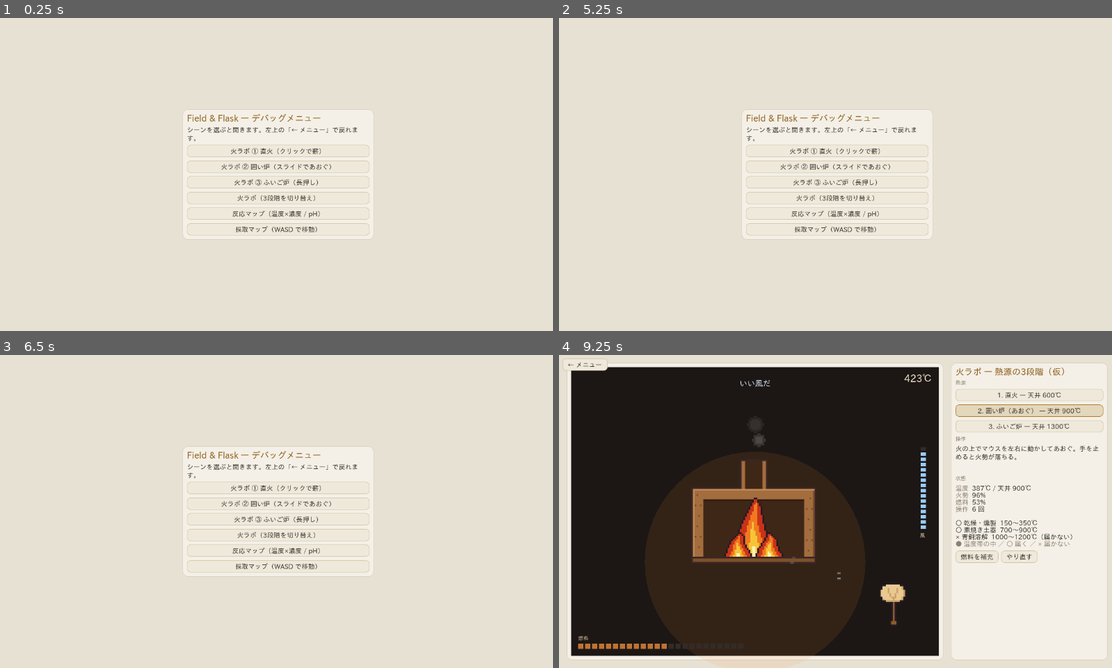
Above: before the commit, frames 1-4 (two rows, left to right).
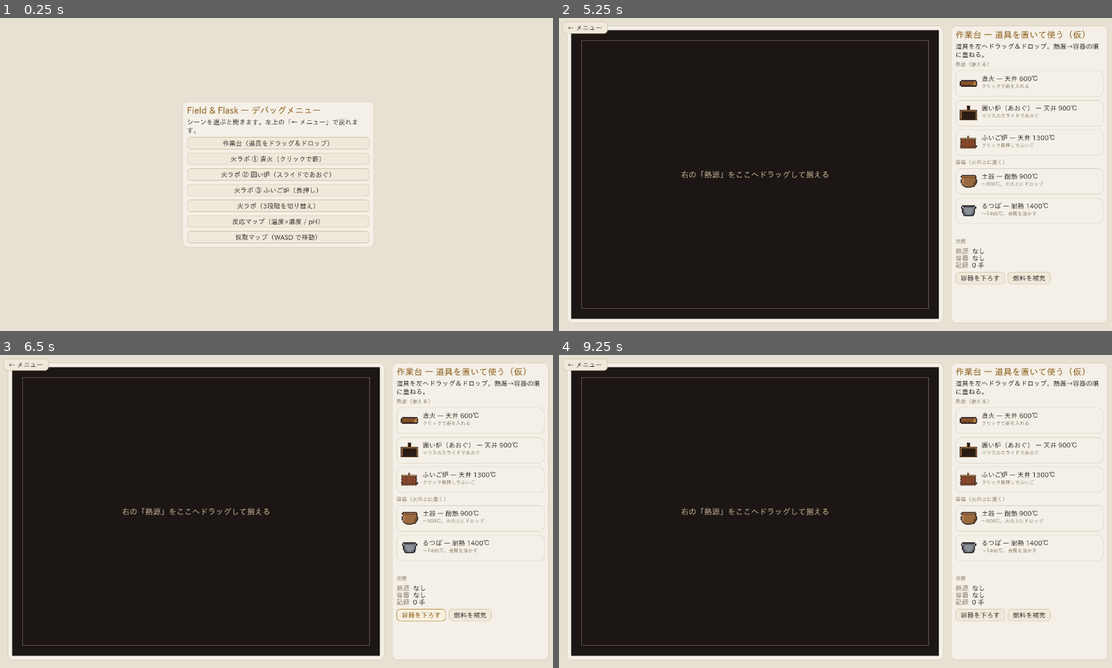
Above: after the commit, the same moments.

Repository: k-ken-ponko2/Field-And-Flask
Game: Godot game, scene res://presentation/debug/debug_menu.tscn
The game is run twice, just before and just after one commit, with the same random seed, the same clock (stepped at 60 frames per second) and the same inputs. This scene is started directly instead of the project's main scene.
Inputs (mouse positions are in pixels of both pictures, inside the frame that each line leads up to):
- Up to frame 1 (0.25 s): no input
- Up to frame 2 (5.25 s): click "火ラボ ① 直火（クリックで薪）" at 0.5 s; click "1. 直火 — 天井 600℃" at 1.25 s; click "2. 囲い炉（あおぐ） — 天井 900℃" at 2 s; click "3. ふいご炉 — 天井 1300℃" at 2.75 s; click "燃料を補充" at 3.5 s; click "← メニュー" at 4.25 s; click (835, 143) at 5 s, where only the run after the commit has a clickable "作業台（道具をドラッグ＆ドロップ）"
- Up to frame 3 (6.5 s): click (420, 614) at 5.75 s, where only the run after the commit has a clickable "容器を下ろす"
- Up to frame 4 (9.25 s): click (1029, 614) at 6.5 s, where only the run after the commit has a clickable "燃料を補充"; click (835, 505) at 7.25 s, where only the run before the commit has a clickable "火ラボ ② 囲い炉（スライドであおぐ）"; click "やり直す" (after the commit: "燃料を補充") at 8 s; drag from (752, 511) to (890, 442) at 8.77 s

The runs differ from the first frame. In frame 1, 3.5% of the frame differs, in the area x 33-68%, y 28-72%; in frame 2, 63%; in frame 3, 63%, in the area x 0-98%, y 1-97%; in frame 4, 12%.

Commit message:
Add a lab bench: drag-and-drop heat sources and vessels
ラボを「道具を選んで組み合わせる場所」にする第一歩。右のパレットから左へドラッグ＆ドロップで、
熱源（直火／囲い炉／ふいご炉）を据え、その上に土器やるつぼを置ける。

- core/heat/vessel_def.gd: 容器の定義（耐熱 max_temperature・追従の遅れ heat_lag）
- core/heat/lab_bench.gd: 作業台の純粋ロジック。熱源の据え付け・差し替え、容器の設置・下ろし、
  火の温度への追従、耐熱超過でひび。熱源が無いと容器は置けない
- data/heat/clay_pot.tres（土器 900℃）/ crucible.tres（るつぼ 1400℃）
- presentation/lab/: 作業台シーン（LabBenchScene）、パレット項目（PaletteItem, _get_drag_data）、
  空の受け皿（DropTarget）。熱源を据えると火の UI がその熱源のもの（FireView 派生）に切り替わる
- fire_view.gd: 容器の描画（温度で赤らむ・ひびの重ね描き・温度ラベル）と _can_drop_data/_drop_data
- gen_fire_sprites.py: 土器・るつぼ・ひびのドット絵を追加
- bellows_forge.tres: 燃料消費を緩める（長押しで火が先に消えないように）
- debug_menu / web/index.html: 作業台を追加（play/?scene=lab_bench）
- core テスト: 作業台の検証を追加（passed=137）。Web ビルド上で Chromium によるドラッグ＆ドロップの
  一連（据える→土器を置く→薪→ふいご炉に差し替え→長押しでひび）を確認

Co-Authored-By: Claude Fable 5.1 <noreply@anthropic.com>
Claude-Session: https://claude.ai/code/session_01FSKeZJFgvj51DQoS47Yb1w

Diff:
--- a/core/__tests__/run_tests.gd
+++ b/core/__tests__/run_tests.gd
@@ -24,6 +24,7 @@
 	_test_fire_sim()
 	_test_heat_ceiling()
 	_test_heat_data()
+	_test_lab_bench()
 	_test_calendar()
 	print("========================================")
 	print("Field & Flask core tests: passed=%d failed=%d" % [_passed, _failed])
@@ -521,6 +522,55 @@
 		_ok(h.max_temperature > prev_ceiling, "%s: 上の段階ほど天井が高い" % id)
 		prev_ceiling = h.max_temperature
 
+func _test_lab_bench() -> void:
+	var bench := LabBench.new()
+	var pot := VesselDef.new()
+	pot.id = &"clay_pot"; pot.max_temperature = 900.0; pot.heat_lag = 1.0
+	# 熱源が無いと容器は置けない。
+	var r0 := bench.place_vessel(pot)
+	_ok(not r0["ok"] and r0["reason"] == &"needs_heat_source", "熱源が無いと容器は置けない")
+	# 直火を据えて土器を置く → 火の温度に追従。
+	var direct := _make_heat_source(HeatSource.InputMode.FEED_TIMING, 600.0, 0.35)
+	_ok(bench.place_heat_source(direct)["ok"], "直火を据える")
+	_ok(bench.place_vessel(pot)["ok"] and bench.vessel_ready(), "土器を火の上に置く")
+	bench.fire.feed()
+	var dt := 0.05
+	var t := 0.0
+	while t < 3.0:
+		bench.tick(dt)
+		t += dt
+	_ok(bench.vessel_temperature > 150.0 and bench.vessel_temperature <= bench.fire.temperature + 1.0, "土器は火の温度に遅れて追従 (%.0f℃ / 火 %.0f℃)" % [bench.vessel_temperature, bench.fire.temperature])
+	_ok(not bench.vessel_cracked, "600℃ の直火では土器は割れない")
+	# ふいご炉（1300℃）に差し替えると土器（900℃）はひびが入る。
+	var forge := _make_heat_source(HeatSource.InputMode.BELLOWS_HOLD, 1300.0, 1.2)
+	bench.place_heat_source(forge, 1.0)
+	_ok(bench.vessel == pot, "熱源を差し替えても容器は載ったまま")
+	t = 0.0
+	while t < 8.0:
+		bench.fire.pump(dt * 2.0)
+		bench.tick(dt)
+		t += dt
+	_ok(bench.vessel_cracked and not bench.vessel_ready(), "1300℃ のふいご炉では土器にひびが入る (%.0f℃)" % bench.vessel_temperature)
+	_ok(bench.log.back()["op"] == &"cracked", "ひびが記録される")
+	# るつぼ（1400℃）なら耐える。
+	var crucible := VesselDef.new()
+	crucible.id = &"crucible"; crucible.max_temperature = 1400.0; crucible.heat_lag = 1.0
+	bench.place_vessel(crucible)
+	bench.fire.fuel = 1.0
+	t = 0.0
+	while t < 8.0:
+		bench.fire.pump(dt * 2.0)
+		bench.tick(dt)
+		t += dt
+	_ok(bench.vessel_ready() and bench.vessel_temperature > 1000.0, "るつぼは 1300℃ に耐える (%.0f℃)" % bench.vessel_temperature)
+	bench.remove_vessel()
+	_ok(bench.vessel == null and is_equal_approx(bench.vessel_temperature, FireSim.AMBIENT), "容器を下ろす")
+	# データ。
+	var pot_data: VesselDef = load("res://data/heat/clay_pot.tres")
+	var cru_data: VesselDef = load("res://data/heat/crucible.tres")
+	_ok(pot_data != null and pot_data.id == &"clay_pot" and is_equal_approx(pot_data.max_temperature, 900.0), "data/heat/clay_pot.tres")
+	_ok(cru_data != null and cru_data.max_temperature > pot_data.max_temperature, "るつぼは土器より高温に耐える")
+
 # --- カレンダー -------------------------------------------------------------
 
 func _test_calendar() -> void:
--- /dev/null
+++ b/core/heat/lab_bench.gd
@@ -0,0 +1,60 @@
+## 作業台（純粋ロジック）。道具を選んで組み合わせる場所の“状態”。
+##
+## 置けるもの（今のところ）:
+##   熱源  … HeatSource を据える（FireSim を作る）。差し替え可
+##   容器  … 熱源の上に VesselDef を置く。火の温度に heat_lag で追従し、max_temperature を超えるとひび
+## presentation 層はドラッグ＆ドロップをここの place_* に変換し、毎フレーム tick(dt) を呼ぶ。
+class_name LabBench
+extends RefCounted
+
+var fire: FireSim = null
+var vessel: VesselDef = null
+var vessel_temperature: float = FireSim.AMBIENT
+var vessel_cracked: bool = false
+## 置いた・下ろしたの記録 [{op, id}]。
+var log: Array = []
+
+## 熱源を据える（既にあれば差し替え。容器は載ったまま）。
+func place_heat_source(source: HeatSource, start_fuel: float = 0.6) -> Dictionary:
+	if source == null:
+		return {"ok": false, "reason": &"no_source"}
+	fire = FireSim.new(source, start_fuel)
+	log.append({"op": &"heat_source", "id": source.id})
+	return {"ok": true, "reason": &""}
+
+## 容器を熱源の上に置く。熱源が無いと置けない。既に載っていれば入れ替え。
+func place_vessel(def: VesselDef) -> Dictionary:
+	if def == null:
+		return {"ok": false, "reason": &"no_vessel"}
+	if fire == null:
+		return {"ok": false, "reason": &"needs_heat_source"}
+	vessel = def
+	vessel_temperature = FireSim.AMBIENT
+	vessel_cracked = false
+	log.append({"op": &"vessel", "id": def.id})
+	return {"ok": true, "reason": &""}
+
+## 容器を下ろす。
+func remove_vessel() -> void:
+	if vessel != null:
+		log.append({"op": &"remove_vessel", "id": vessel.id})
+	vessel = null
+	vessel_temperature = FireSim.AMBIENT
+	vessel_cracked = false
+
+## 時間を進める：火 → 容器の順。
+func tick(dt: float) -> void:
+	if fire == null or dt <= 0.0:
+		return
+	fire.tick(dt)
+	if vessel == null:
+		return
+	var lag := maxf(vessel.heat_lag, 0.01)
+	vessel_temperature += (fire.temperature - vessel_temperature) * minf(1.0, dt / lag)
+	if not vessel_cracked and vessel_temperature > vessel.max_temperature:
+		vessel_cracked = true
+		log.append({"op": &"cracked", "id": vessel.id})
+
+## 容器が載っていて無事か。
+func vessel_ready() -> bool:
+	return vessel != null and not vessel_cracked
--- /dev/null
+++ b/core/heat/vessel_def.gd
@@ -0,0 +1,24 @@
+## 火にかける容器の定義（データ駆動）。土器・るつぼなど。
+##
+## 作業台（LabBench）で熱源の上に置くと、火の温度に遅れて追従する。
+## max_temperature を超えるとひびが入る（＝「上の段階の熱には上の容器が要る」の制約解除⑥）。
+class_name VesselDef
+extends Resource
+
+## 一意な識別子（例: &"clay_pot"）。
+@export var id: StringName = &""
+
+## 表示名（例: "土器"）。
+@export var display_name: String = ""
+
+## 耐えられる温度（℃）。超えるとひびが入り使えなくなる。
+@export var max_temperature: float = 900.0
+
+## 火の温度に追従する時間（秒）。大きいほど温まりにくく冷めにくい。
+@export var heat_lag: float = 3.0
+
+## 表示用スプライト名（assets/sprites/fire_<sprite>.png）。
+@export var sprite: StringName = &"pot"
+
+## 解禁条件となる設備・技術 id。
+@export var tech_id: StringName = &""
--- a/data/heat/bellows_forge.tres
+++ b/data/heat/bellows_forge.tres
@@ -13,6 +13,6 @@
 idle_drive = 0.1
 drive_decay = 1.2
 fuel_burn_rate = 0.02
-drive_burn_rate = 0.12
+drive_burn_rate = 0.06
 response_time = 1.1
 tech_id = &"bellows"
--- /dev/null
+++ b/data/heat/clay_pot.tres
@@ -0,0 +1,12 @@
+[gd_resource type="Resource" script_class="VesselDef" load_steps=2 format=3]
+
+[ext_resource type="Script" path="res://core/heat/vessel_def.gd" id="1"]
+
+[resource]
+script = ExtResource("1")
+id = &"clay_pot"
+display_name = "土器"
+max_temperature = 900.0
+heat_lag = 3.0
+sprite = &"pot"
+tech_id = &"pottery"
--- /dev/null
+++ b/data/heat/crucible.tres
@@ -0,0 +1,12 @@
+[gd_resource type="Resource" script_class="VesselDef" load_steps=2 format=3]
+
+[ext_resource type="Script" path="res://core/heat/vessel_def.gd" id="1"]
+
+[resource]
+script = ExtResource("1")
+id = &"crucible"
+display_name = "るつぼ"
+max_temperature = 1400.0
+heat_lag = 2.0
+sprite = &"crucible"
+tech_id = &"crucible"
--- a/presentation/debug/debug_menu.gd
+++ b/presentation/debug/debug_menu.gd
@@ -7,6 +7,7 @@
 extends Node
 
 const SCENES := [
+	{"id": "lab_bench", "label": "作業台（道具をドラッグ＆ドロップ）", "path": "res://presentation/lab/lab_bench.tscn"},
 	{"id": "fire_lab_direct", "label": "火ラボ ① 直火（クリックで薪）", "path": "res://presentation/heat/fire_lab_direct.tscn"},
 	{"id": "fire_lab_fan", "label": "火ラボ ② 囲い炉（スライドであおぐ）", "path": "res://presentation/heat/fire_lab_fan.tscn"},
 	{"id": "fire_lab_bellows", "label": "火ラボ ③ ふいご炉（長押し）", "path": "res://presentation/heat/fire_lab_bellows.tscn"},
--- a/presentation/heat/fire_view.gd
+++ b/presentation/heat/fire_view.gd
@@ -11,6 +11,8 @@
 extends Control
 
 signal fed(timing: StringName)
+## 作業台でパレットから何かがドロップされた（data はパレット側が _get_drag_data で返した辞書）。
+signal item_dropped(data: Dictionary, at: Vector2)
 
 ## ドット絵の拡大率（整数倍でくっきり）。
 const PX := 4.0
@@ -30,6 +32,9 @@
 	&"bellows_0": preload("res://assets/sprites/fire_bellows_0.png"),
 	&"bellows_1": preload("res://assets/sprites/fire_bellows_1.png"),
 	&"bellows_2": preload("res://assets/sprites/fire_bellows_2.png"),
+	&"pot": preload("res://assets/sprites/fire_pot.png"),
+	&"crucible": preload("res://assets/sprites/fire_crucible.png"),
+	&"crack": preload("res://assets/sprites/fire_crack.png"),
 }
 const FLAMES := {
 	&"s": [preload("res://assets/sprites/fire_flame_s_0.png"), preload("res://assets/sprites/fire_flame_s_1.png"),
@@ -41,6 +46,12 @@
 }
 
 var sim: FireSim
+## 火の上に載せた容器（作業台が設定する）。null なら描かない。
+var vessel: VesselDef = null
+var vessel_temperature: float = FireSim.AMBIENT
+var vessel_cracked: bool = false
+## ドロップを受け付けるか（作業台のときだけ true）。
+var accepts_drops: bool = false
 var _flicker := 0.0
 
 func _ready() -> void:
@@ -78,6 +89,7 @@
 	_draw_back()
 	_draw_glow()
 	_draw_flames()
+	_draw_vessel()
 	_draw_front()
 	_draw_fuel_gauge()
 	_draw_temperature()
@@ -136,6 +148,35 @@
 		_blit_bottom(FLAMES[&"s"][(frame + 2) % 4], base + Vector2(-9 * PX, 0), not flip, tint)
 		_blit_bottom(FLAMES[&"s"][(frame + 1) % 4], base + Vector2(9 * PX, 0), flip, tint)
 
+## 容器の座る位置（下端中央）。炎の根元より少し上。
+func vessel_seat() -> Vector2:
+	return fire_origin() - Vector2(0, 5 * PX)
+
+## 火の上の容器。温度で赤らみ、ひびが入れば重ねる。
+func _draw_vessel() -> void:
+	if vessel == null:
+		return
+	var tex: Texture2D = TEX.get(vessel.sprite, TEX[&"pot"])
+	var heat := clampf((vessel_temperature - FireSim.AMBIENT) / maxf(vessel.max_temperature - FireSim.AMBIENT, 1.0), 0.0, 1.0)
+	var tint := Color.WHITE.lerp(Color(1.0, 0.6, 0.45), heat * 0.8)
+	_blit_bottom(tex, vessel_seat(), false, tint)
+	if vessel_cracked:
+		_blit_bottom(TEX[&"crack"], vessel_seat())
+	var font := get_theme_default_font()
+	var label := "%s %d℃" % [vessel.display_name, int(round(vessel_temperature))]
+	if vessel_cracked:
+		label += "  ひびが入った！"
+	var tw := font.get_string_size(label, HORIZONTAL_ALIGNMENT_LEFT, -1, 14).x
+	var seat := vessel_seat()
+	draw_string(font, Vector2(seat.x - tw * 0.5, seat.y - tex.get_height() * PX - 10), label, HORIZONTAL_ALIGNMENT_LEFT, -1, 14, Color(1.0, 0.5, 0.4) if vessel_cracked else Color(0.9, 0.85, 0.75))
+
+## ドラッグ＆ドロップ（Control の仕組み）。パレットが返す辞書 {kind, id} を受け取り、作業台へ渡す。
+func _can_drop_data(_at: Vector2, data: Variant) -> bool:
+	return accepts_drops and data is Dictionary and data.has("kind")
+
+func _drop_data(at: Vector2, data: Variant) -> void:
+	item_dropped.emit(data, at)
+
 ## 燃料ゲージ（ドット刻みのセグメントバー）。
 func _draw_fuel_gauge() -> void:
 	var segs := 24
--- /dev/null
+++ b/presentation/lab/drop_target.gd
@@ -0,0 +1,18 @@
+## 何も据えていない作業台の受け皿。熱源のドロップだけを受け付ける。
+class_name DropTarget
+extends Control
+
+signal item_dropped(data: Dictionary, at: Vector2)
+
+func _ready() -> void:
+	mouse_filter = Control.MOUSE_FILTER_STOP
+
+func _can_drop_data(_at: Vector2, data: Variant) -> bool:
+	return data is Dictionary and data.get("kind") == &"heat_source"
+
+func _drop_data(at: Vector2, data: Variant) -> void:
+	item_dropped.emit(data, at)
+
+func _draw() -> void:
+	draw_rect(Rect2(Vector2.ZERO, size), Color(0.11, 0.09, 0.08))
+	draw_rect(Rect2(Vector2(24, 24), size - Vector2(48, 48)), Color(0.35, 0.3, 0.25), false, 2.0)
--- /dev/null
+++ b/presentation/lab/lab_bench.tscn
@@ -0,0 +1,12 @@
+[gd_scene load_steps=2 format=3]
+
+[ext_resource type="Script" path="res://presentation/lab/lab_bench_scene.gd" id="1"]
+
+[node name="LabBench" type="Control"]
+layout_mode = 3
+anchors_preset = 15
+anchor_right = 1.0
+anchor_bottom = 1.0
+grow_horizontal = 2
+grow_vertical = 2
+script = ExtResource("1")
--- /dev/null
+++ b/presentation/lab/lab_bench_scene.gd
@@ -0,0 +1,226 @@
+## 作業台（presentation 層）。道具を選んで組み合わせる場所。
+##
+## 右のパレットから道具をドラッグし、左の火の上にドロップして使う:
+##   熱源（直火／囲い炉／ふいご炉）… 据える。火の操作はその熱源の UI（FireView の派生）に切り替わる
+##   容器（土器／るつぼ）           … 熱源の上に置く。火の温度に追従し、耐熱を超えるとひび
+## 状態は core の LabBench。ここはドロップの変換と表示のみ。
+##
+## 実行: res://presentation/lab/lab_bench.tscn（F6）／ Web: play/?scene=lab_bench
+class_name LabBenchScene
+extends Control
+
+const HEAT_SOURCES := [
+	{"id": "direct_fire", "hint": "クリックで薪を入れる"},
+	{"id": "enclosed_fire", "hint": "マウスのスライドであおぐ"},
+	{"id": "bellows_forge", "hint": "クリック長押しでふいご"},
+]
+const VESSELS := [
+	{"id": "clay_pot", "hint": "〜900℃。火の上にドロップ"},
+	{"id": "crucible", "hint": "〜1400℃。金属を溶かす"},
+]
+const ICONS := {
+	"direct_fire": &"log", "enclosed_fire": &"hearth", "bellows_forge": &"bellows_0",
+	"clay_pot": &"pot", "crucible": &"crucible",
+}
+## 容器を「火の上」と見なすドロップ位置の許容半径（px）。
+const DROP_RADIUS := 140.0
+
+var bench := LabBench.new()
+var view: FireView
+var firecard: PanelContainer
+var placeholder: Label
+var readout: RichTextLabel
+var feedback: Label
+var _feedback_timer := 0.0
+var _readout_timer := 0.0
+
+func _ready() -> void:
+	_build_ui()
+	_refresh()
+
+func _process(delta: float) -> void:
+	bench.tick(delta)
+	if view != null:
+		view.vessel = bench.vessel
+		view.vessel_temperature = bench.vessel_temperature
+		view.vessel_cracked = bench.vessel_cracked
+	if _feedback_timer > 0.0:
+		_feedback_timer -= delta
+		if _feedback_timer <= 0.0:
+			feedback.text = ""
+	_readout_timer -= delta
+	if _readout_timer <= 0.0:
+		_readout_timer = 0.15
+		_refresh()
+
+# --- ドロップの受け付け ----------------------------------------------------------
+
+func _on_dropped(data: Dictionary, at: Vector2) -> void:
+	match data.get("kind"):
+		&"heat_source":
+			_place_heat_source(data["path"])
+		&"vessel":
+			_place_vessel(data["path"], at)
+
+func _place_heat_source(path: String) -> void:
+	var src: HeatSource = load(path)
+	var r := bench.place_heat_source(src, 1.0)
+	if not r["ok"]:
+		return
+	_mount_view(src)
+	_say("%s を据えた" % src.display_name, Color(0.8, 0.45, 0.1))
+
+func _place_vessel(path: String, at: Vector2) -> void:
+	var def: VesselDef = load(path)
+	if bench.fire == null:
+		_say("先に熱源を置いてください", Color(0.8, 0.3, 0.2))
+		return
+	if view != null and at.distance_to(view.vessel_seat()) > DROP_RADIUS:
+		_say("火の上に置いてください", Color(0.8, 0.3, 0.2))
+		return
+	var r := bench.place_vessel(def)
+	if r["ok"]:
+		_say("%s を火にかけた" % def.display_name, Color(0.8, 0.45, 0.1))
+
+func _remove_vessel() -> void:
+	if bench.vessel == null:
+		return
+	_say("%s を下ろした" % bench.vessel.display_name, Color(0.55, 0.5, 0.42))
+	bench.remove_vessel()
+
+## 熱源に合った火の UI に差し替える。
+func _mount_view(src: HeatSource) -> void:
+	if view != null:
+		view.queue_free()
+	match src.input_mode:
+		HeatSource.InputMode.FAN_SLIDE:
+			view = FanFireView.new()
+		HeatSource.InputMode.BELLOWS_HOLD:
+			view = BellowsFireView.new()
+		_:
+			view = DirectFireView.new()
+	view.accepts_drops = true
+	view.size_flags_horizontal = Control.SIZE_EXPAND_FILL
+	view.size_flags_vertical = Control.SIZE_EXPAND_FILL
+	view.item_dropped.connect(_on_dropped)
+	view.fed.connect(func(timing: StringName): _say({&"good": "いい頃合い！", &"early": "早すぎた… 窒息", &"late": "点け直し…"}.get(timing, ""), Color(0.8, 0.45, 0.1)))
+	firecard.add_child(view)
+	view.setup(bench.fire)
+	placeholder.visible = false
+
+func _say(text: String, color: Color) -> void:
+	feedback.text = text
+	feedback.add_theme_color_override("font_color", color)
+	_feedback_timer = 2.0
+
+# --- UI ------------------------------------------------------------------------
+
+func _build_ui() -> void:
+	set_anchors_preset(Control.PRESET_FULL_RECT)
+	var outer := MarginContainer.new()
+	outer.set_anchors_preset(Control.PRESET_FULL_RECT)
+	for m in ["margin_left", "margin_right", "margin_top", "margin_bottom"]:
+		outer.add_theme_constant_override(m, 18)
+	add_child(outer)
+	var root := HBoxContainer.new()
+	root.add_theme_constant_override("separation", 18)
+	outer.add_child(root)
+
+	# 左：作業台（火の UI が載る）。熱源が無い間はドロップ先の案内だけ。
+	firecard = PanelContainer.new()
+	firecard.size_flags_horizontal = Control.SIZE_EXPAND_FILL
+	firecard.size_flags_vertical = Control.SIZE_EXPAND_FILL
+	root.add_child(firecard)
+	var empty := DropTarget.new()
+	empty.item_dropped.connect(_on_dropped)
+	empty.size_flags_horizontal = Control.SIZE_EXPAND_FILL
+	empty.size_flags_vertical = Control.SIZE_EXPAND_FILL
+	firecard.add_child(empty)
+	placeholder = Label.new()
+	placeholder.text = "右の「熱源」をここへドラッグして据える"
+	placeholder.add_theme_font_size_override("font_size", 18)
+	placeholder.add_theme_color_override("font_color", Color(0.8, 0.72, 0.6))
+	placeholder.set_anchors_preset(Control.PRESET_CENTER)
+	placeholder.grow_horizontal = Control.GROW_DIRECTION_BOTH
+	placeholder.grow_vertical = Control.GROW_DIRECTION_BOTH
+	empty.add_child(placeholder)
+
+	# 右：パレット。
+	var concard := PanelContainer.new()
+	concard.custom_minimum_size = Vector2(360, 0)
+	root.add_child(concard)
+	var panel := VBoxContainer.new()
+	panel.add_theme_constant_override("separation", 8)
+	concard.add_child(panel)
+	var title := Label.new()
+	title.text = "作業台 — 道具を置いて使う（仮）"
+	title.add_theme_font_size_override("font_size", 20)
+	title.add_theme_color_override("font_color", Color(0.541, 0.353, 0.086))
+	panel.add_child(title)
+	var note := Label.new()
+	note.text = "道具を左へドラッグ＆ドロップ。熱源→容器の順に重ねる。"
+	note.autowrap_mode = TextServer.AUTOWRAP_WORD_SMART
+	panel.add_child(note)
+
+	panel.add_child(_section("熱源（据える）"))
+	for h in HEAT_SOURCES:
+		var src: HeatSource = load("res://data/heat/%s.tres" % h["id"])
+		panel.add_child(_item(&"heat_source", src.id, "res://data/heat/%s.tres" % h["id"], "%s — 天井 %d℃" % [src.display_name, int(src.max_temperature)], h["hint"]))
+	panel.add_child(_section("容器（火の上に置く）"))
+	for v in VESSELS:
+		var def: VesselDef = load("res://data/heat/%s.tres" % v["id"])
+		panel.add_child(_item(&"vessel", def.id, "res://data/heat/%s.tres" % v["id"], "%s — 耐熱 %d℃" % [def.display_name, int(def.max_temperature)], v["hint"]))
+
+	feedback = Label.new()
+	feedback.add_theme_font_size_override("font_size", 16)
+	panel.add_child(feedback)
+	panel.add_child(_section("状態"))
+	readout = RichTextLabel.new()
+	readout.bbcode_enabled = true
+	readout.fit_content = true
+	readout.scroll_active = false
+	readout.add_theme_color_override("default_color", Color(0.2, 0.19, 0.16))
+	panel.add_child(readout)
+	var row := HBoxContainer.new()
+	row.add_theme_constant_override("separation", 6)
+	row.add_child(_btn("容器を下ろす", _remove_vessel))
+	row.add_child(_btn("燃料を補充", func(): if bench.fire != null: bench.fire.fuel = 1.0))
+	panel.add_child(row)
+
+func _item(kind: StringName, id: StringName, path: String, label: String, hint: String) -> PaletteItem:
+	var it := PaletteItem.new()
+	it.setup(kind, id, path, FireView.TEX[ICONS[String(id)]], label, hint)
+	return it
+
+func _refresh() -> void:
+	var lines: Array[String] = []
+	if bench.fire == null:
+		lines.append(_kv("熱源", "なし"))
+	else:
+		var f := bench.fire
+		lines.append(_kv("熱源", "%s（天井 %d℃）" % [f.source.display_name, int(f.source.max_temperature)]))
+		lines.append(_kv("温度", "%d℃" % int(round(f.temperature))))
+		lines.append(_kv("火勢 / 燃料", "%d%% / %d%%%s" % [int(round(f.drive * 100.0)), int(round(f.fuel * 100.0)), "（消えている）" if f.is_out() else ""]))
+	if bench.vessel == null:
+		lines.append(_kv("容器", "なし"))
+	else:
+		var state := "ひびが入った" if bench.vessel_cracked else "%d℃" % int(round(bench.vessel_temperature))
+		lines.append(_kv("容器", "%s（耐熱 %d℃）: %s" % [bench.vessel.display_name, int(bench.vessel.max_temperature), state]))
+	lines.append(_kv("記録", "%d 手" % bench.log.size()))
+	readout.text = "\n".join(lines)
+
+func _section(text: String) -> Label:
+	var l := Label.new()
+	l.text = text
+	l.add_theme_font_size_override("font_size", 12)
+	l.add_theme_color_override("font_color", Color(0.55, 0.5, 0.42))
+	return l
+
+func _btn(text: String, action: Callable) -> Button:
+	var b := Button.new()
+	b.text = text
+	b.pressed.connect(action)
+	return b
+
+func _kv(label: String, value: String) -> String:
+	return "[color=#8c8070]%s[/color]  %s" % [label, value]
--- /dev/null
+++ b/presentation/lab/palette_item.gd
@@ -0,0 +1,56 @@
+## パレットの道具 1 つ（ドラッグ元）。作業台の火の上へドロップして使う。
+##
+## _get_drag_data が返す辞書 {kind: &"heat_source"|&"vessel", id, path} を、
+## FireView 側の _drop_data が受け取り、LabBench（core）の place_* に変換される。
+class_name PaletteItem
+extends PanelContainer
+
+var kind: StringName
+var id: StringName
+var path: String
+var icon: Texture2D
+var label_text: String
+var hint_text: String
+
+func setup(p_kind: StringName, p_id: StringName, p_path: String, p_icon: Texture2D, p_label: String, p_hint: String) -> void:
+	kind = p_kind
+	id = p_id
+	path = p_path
+	icon = p_icon
+	label_text = p_label
+	hint_text = p_hint
+	mouse_default_cursor_shape = Control.CURSOR_DRAG
+	var row := HBoxContainer.new()
+	row.add_theme_constant_override("separation", 10)
+	add_child(row)
+	var tr := TextureRect.new()
+	tr.texture = icon
+	tr.texture_filter = CanvasItem.TEXTURE_FILTER_NEAREST
+	tr.stretch_mode = TextureRect.STRETCH_KEEP_ASPECT_CENTERED
+	tr.custom_minimum_size = Vector2(40, 40)
+	tr.expand_mode = TextureRect.EXPAND_IGNORE_SIZE
+	row.add_child(tr)
+	var col := VBoxContainer.new()
+	col.size_flags_horizontal = Control.SIZE_EXPAND_FILL
+	row.add_child(col)
+	var l := Label.new()
+	l.text = label_text
+	col.add_child(l)
+	var h := Label.new()
+	h.text = hint_text
+	h.add_theme_font_size_override("font_size", 11)
+	h.add_theme_color_override("font_color", Color(0.55, 0.5, 0.42))
+	h.autowrap_mode = TextServer.AUTOWRAP_WORD_SMART
+	col.add_child(h)
+
+func _get_drag_data(_at: Vector2) -> Variant:
+	# ドラッグ中はアイコンを指に付ける。
+	var preview := TextureRect.new()
+	preview.texture = icon
+	preview.texture_filter = CanvasItem.TEXTURE_FILTER_NEAREST
+	preview.custom_minimum_size = Vector2(56, 56)
+	preview.expand_mode = TextureRect.EXPAND_IGNORE_SIZE
+	preview.stretch_mode = TextureRect.STRETCH_KEEP_ASPECT_CENTERED
+	preview.modulate = Color(1, 1, 1, 0.85)
+	set_drag_preview(preview)
+	return {"kind": kind, "id": id, "path": path}
Binary file added: assets/sprites/fire_crack.png
Binary file added: assets/sprites/fire_crucible.png
Binary file added: assets/sprites/fire_pot.png
Not shown, added: core/heat/lab_bench.gd.uid
Not shown, added: core/heat/vessel_def.gd.uid
Binary file changed: docs/prototypes/fire-sprites-preview.png
Binary file added: docs/prototypes/screenshot-lab-bench-cracked.png
Binary file added: docs/prototypes/screenshot-lab-bench.png
Not shown, added: presentation/lab/drop_target.gd.uid
Not shown, added: presentation/lab/lab_bench_scene.gd.uid
Not shown, added: presentation/lab/palette_item.gd.uid
Not shown, changed: docs/design/heat-tiers.md
